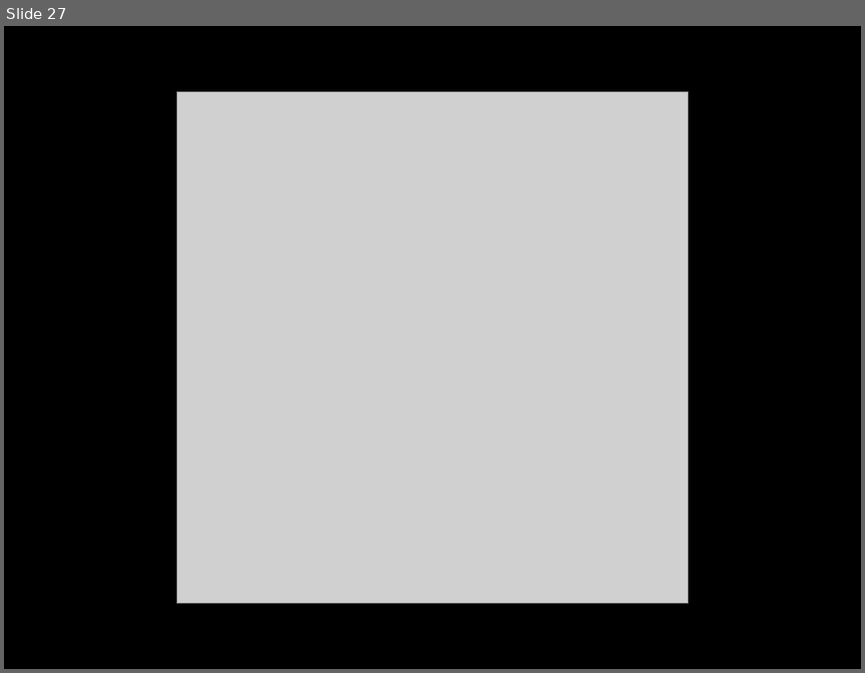
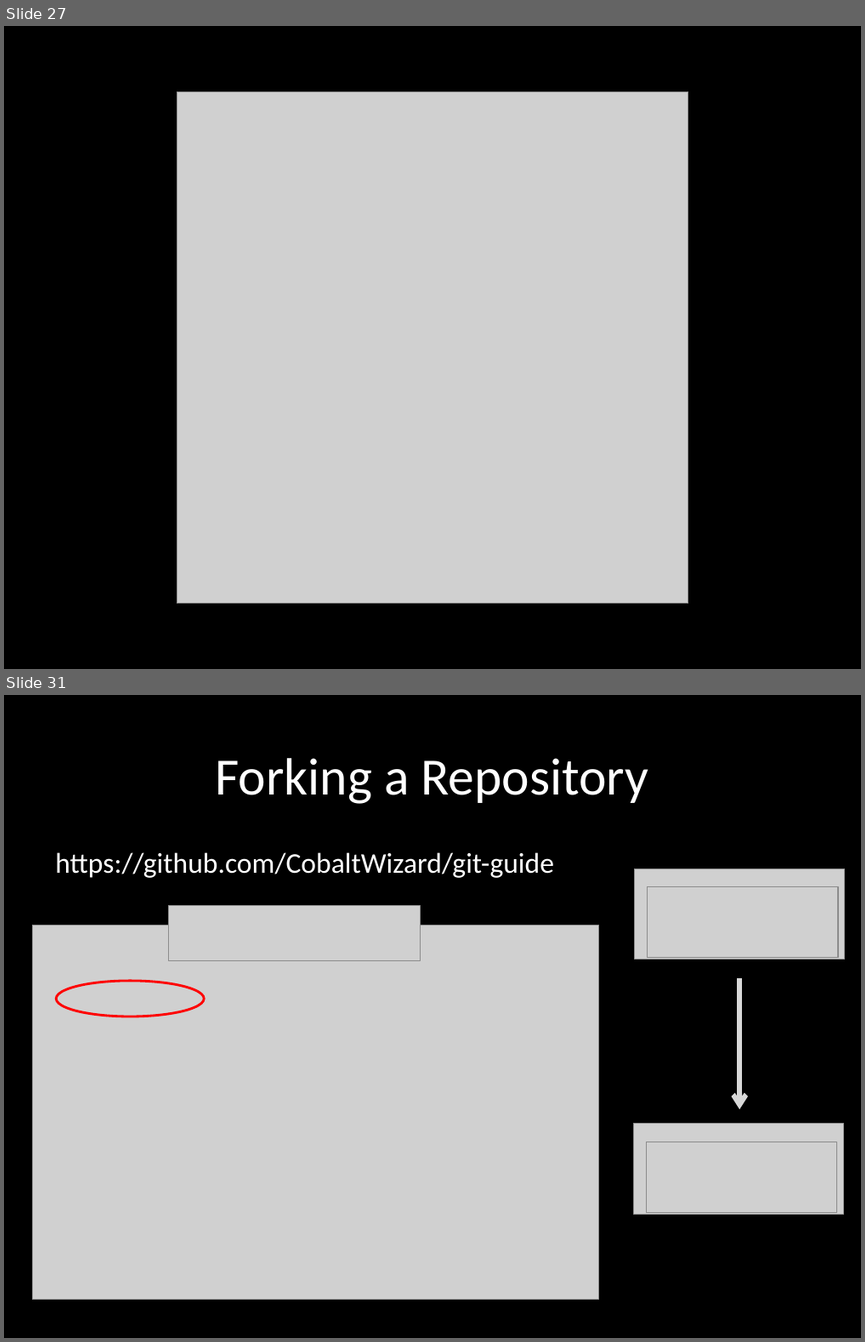
Before and after one commit to vgdev/git-guide, a slide deck: Git.pptx. Shown one above the other, each under a label of ours: slide 27 before the commit, slides 27 and 31 after it; the slides between them are not shown. The pictures are 865x673 and 865x1342 pixels, drawn with LibreOffice and Linux fonts; fonts in the diff are those of the drawing; grey boxes stand for pictures. Boxes give left, top, right and bottom in pixels: in the first picture for what was removed or moved away, otherwise in the second. Text is boxed around its words. In the diff, an @@ line names an element or a change of style, - is before the commit and + after.

```diff
--- a/Git.pptx
+++ b/Git.pptx
@@ slide 31 added at bbox=[4, 695, 861, 1338], background #000000 @@
@@ title added at bbox=[215, 758, 649, 804], 44 pt, text #FFFFFF @@
+Forking a Repository
@@ text added at bbox=[55, 852, 554, 878], 24 pt, text #FFFFFF @@
+https://github.com/CobaltWizard/git-guide
@@ picture added at bbox=[635, 869, 845, 959] @@
@@ picture added at bbox=[647, 887, 839, 958] @@
@@ picture added at bbox=[169, 906, 420, 961] @@
@@ picture added at bbox=[32, 925, 599, 1299] @@
@@ ellipse added at bbox=[56, 981, 205, 1016], outline #FF0000 2 pt @@
@@ arrow added from (739, 981) to (739, 1109), #D8D8D8 4 pt @@
@@ picture added at bbox=[633, 1123, 843, 1213] @@
@@ picture added at bbox=[646, 1141, 837, 1213] @@
```
Also in this commit, not shown: 7 slides changed, 12 other slides added.
